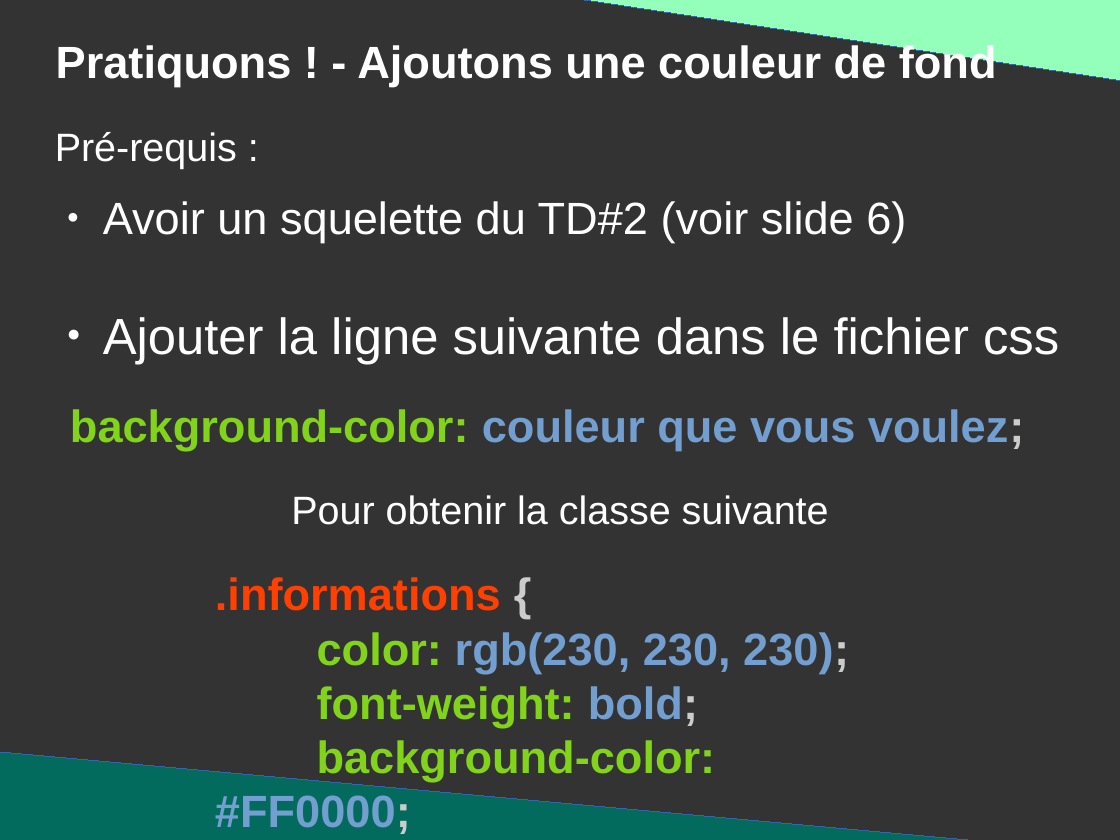
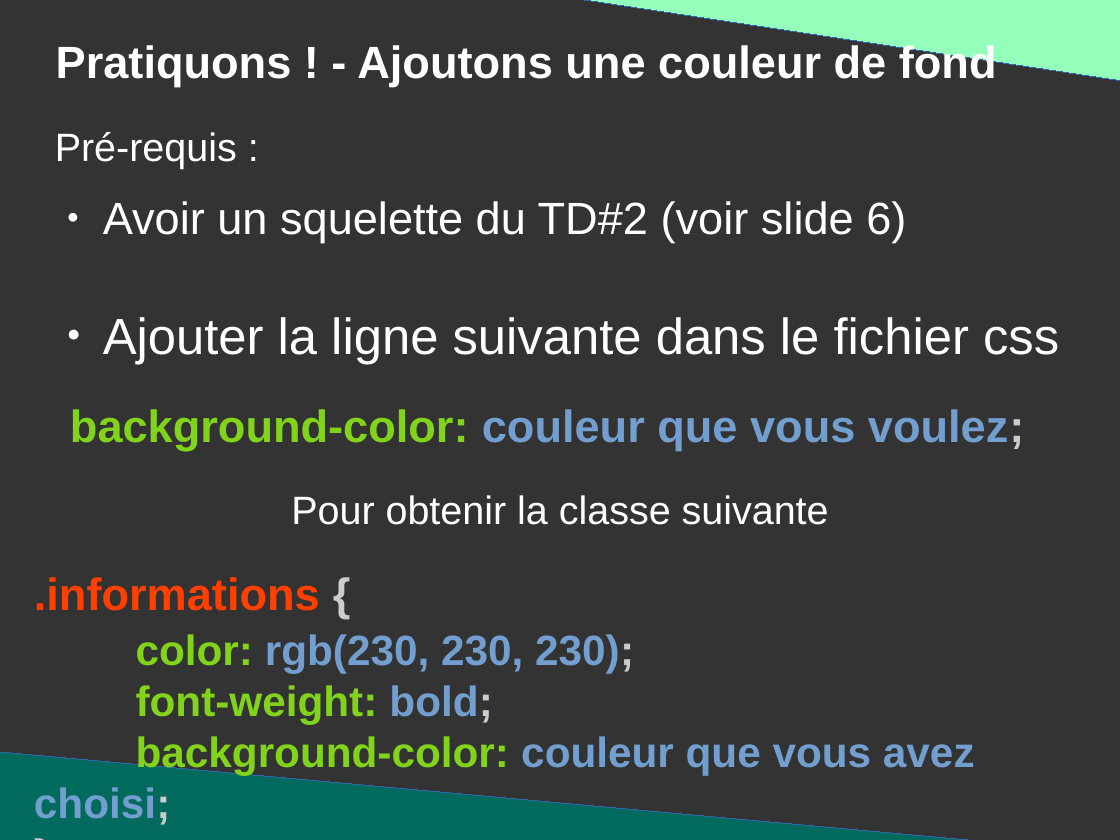
Before and after one commit to DanYellow/presentations, a slide deck: slide 13 of mmi/html/travaux-pratiques/numero-2/presentation.odp (slide 14 before the commit). Drawn at 1120x840 pixels with LibreOffice and Linux fonts; fonts in the diff are those of the drawing. Boxes give left, top, right and bottom in pixels: in the first picture for what was removed or moved away, otherwise in the second. Text is boxed around its words. In the diff, an @@ line names an element or a change of style, - is before the commit and + after.

```diff
--- a/mmi/html/travaux-pratiques/numero-2/presentation.odp
+++ b/mmi/html/travaux-pratiques/numero-2/presentation.odp
@@ text ".informations {": place and size @@
-text ".informations {" at (215,577,849,834)
+text ".informations {" at (34,577,975,825)
@@ text at (136,634,634,724): size 32 to 30 pt in "color: rgb(230, 230, 230);", "font-weight: bold;" @@
@@ text at (34,736,975,825): text changed; size 32 to 30 pt; text colour #81D41A to #729FCF @@
-background-color: #FF0000;
+background-color: couleur que vous avez choisi;
```
Also in this commit, not shown: 13 other slides changed, 6 slides added, 7 slides removed, 5 other files.
